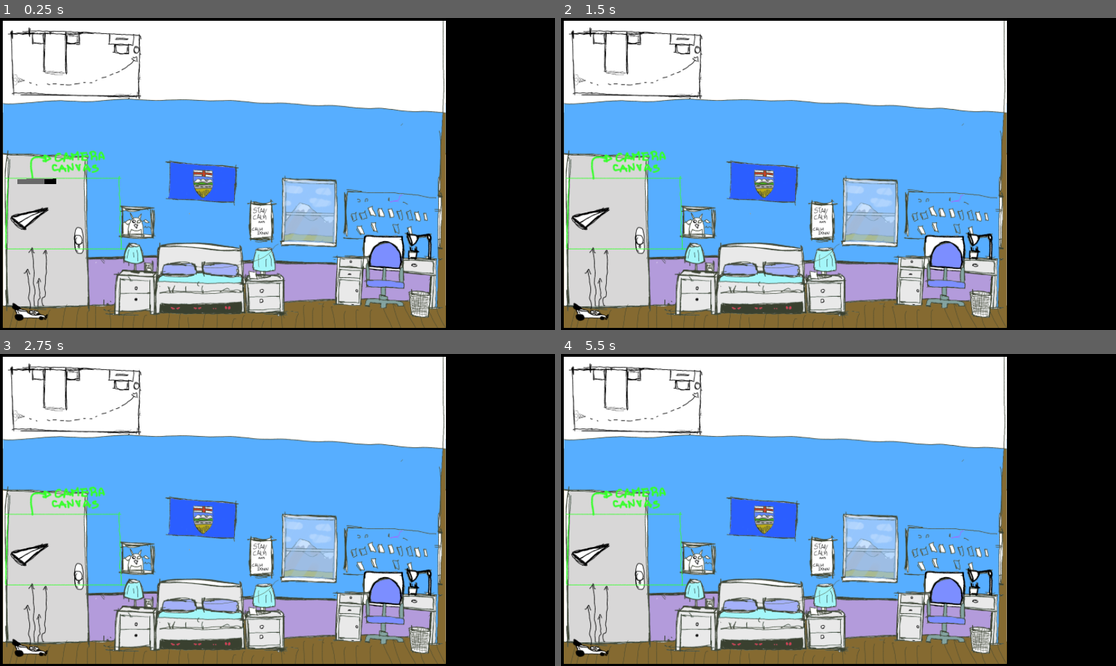
Above: before the commit, frames 1-4 (two rows, left to right).
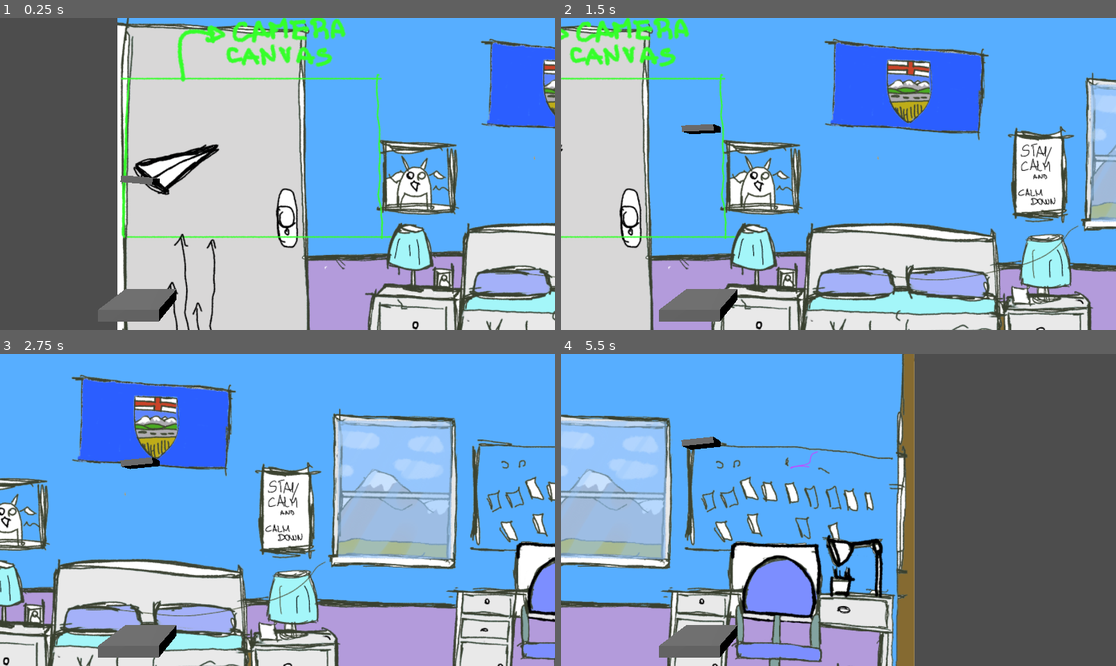
Above: after the commit, the same moments.

Repository: theWiseFoxes/Jam-take-flight
Game: Godot game, scene res://Scenes/node_3d.tscn
The game is run twice, just before and just after one commit, with the same random seed, the same clock (stepped at 60 frames per second) and the same inputs.
Inputs:
- Up to frame 1 (0.25 s): no input
- Up to frame 2 (1.5 s): hold Space (FanButton, bound only after the commit) 0.53-1.28 s; tap Space (FanButton, bound only after the commit) at 1.35 s
- Up to frame 3 (2.75 s): hold Space (FanButton, bound only after the commit) from 2.03 s (still down)
- Up to frame 4 (5.5 s): release Space (FanButton, bound only after the commit) at 2.78 s; tap Space (FanButton, bound only after the commit) at 2.85, 4.35 s; hold Space (FanButton, bound only after the commit) 3.53-4.28 s; hold Space (FanButton, bound only after the commit) from 5.03 s (still down)

The runs differ from the first frame. In frame 1, 89% of the frame differs, in the area x 0-100%, y 0-100%; in frame 2, 75%; in frame 3, 84%; in frame 4, 88%.

Commit message:
made it so the plane rises when button is pressed

Diff:
--- a/take-flight-game/Scenes/node_3d.tscn
+++ b/take-flight-game/Scenes/node_3d.tscn
@@ -1,28 +1,20 @@
-[gd_scene load_steps=5 format=3 uid="uid://c0y4dyau3t2m"]
+[gd_scene load_steps=3 format=3 uid="uid://c0y4dyau3t2m"]
 
-[ext_resource type="Environment" uid="uid://d4i2hbso1d6oy" path="res://resources/environment.tres" id="1_hjugq"]
 [ext_resource type="Texture2D" uid="uid://cbifk5pxlml3c" path="res://Sprites/temp-background.png" id="2_i0j5f"]
-[ext_resource type="CameraAttributesPractical" uid="uid://2tex7fu0hvc7" path="res://resources/camera_attributes_practical.tres" id="3_t05ch"]
-[ext_resource type="PackedScene" uid="uid://cdn2lrvysuom7" path="res://Scenes/placeholder_character.tscn" id="4_g0cr5"]
+[ext_resource type="PackedScene" uid="uid://b0sjshn5gyvqj" path="res://Scenes/player/player_with_car.tscn" id="3_ey360"]
 
 [node name="Node3D" type="Node3D"]
 
 [node name="Sprite3D" type="Sprite3D" parent="."]
+transform = Transform3D(1.92793, 0, 0, 0, 1.92793, 0, 0, 0, 1, 0, 0, 0)
 cast_shadow = 0
 centered = false
 pixel_size = 0.0023
 texture = ExtResource("2_i0j5f")
 
-[node name="Camera3D" type="Camera3D" parent="."]
-transform = Transform3D(1, 0, 0, 0, 1, 0, 0, 0, 1, 3.36529, 1.89004, 2.49178)
-environment = ExtResource("1_hjugq")
-attributes = ExtResource("3_t05ch")
-
 [node name="DirectionalLight3D" type="DirectionalLight3D" parent="."]
 transform = Transform3D(0.483318, 0.477309, -0.73388, -0.00906418, 0.840977, 0.540995, 0.875398, -0.25482, 0.410786, -0.597284, 3.46042, 1.92937)
 shadow_enabled = true
 
-[node name="player" parent="." instance=ExtResource("4_g0cr5")]
-transform = Transform3D(1, 0, 0, 0, 1, 0, 0, 0, 1, -0.267032, 1.5381, 0.341819)
-linear_velocity = Vector3(5, 10, 0)
-drag_coefficient = Vector3(0.3, 1.2, 0.1)
+[node name="PlayerAndCar" parent="." instance=ExtResource("3_ey360")]
+transform = Transform3D(1, 0, 0, 0, 1, 0, 0, 0, 1, 0, 2.70168, 0.314981)
--- /dev/null
+++ b/take-flight-game/Scenes/player/player_box.tres
@@ -0,0 +1,4 @@
+[gd_resource type="BoxShape3D" format=3 uid="uid://no4jvgnn4eqc"]
+
+[resource]
+size = Vector3(0.279, 0.054, 0.108)
--- a/take-flight-game/Scenes/placeholder_character.tscn
+++ b/take-flight-game/Scenes/player/player_plane.tscn
@@ -1,24 +1,25 @@
 [gd_scene load_steps=5 format=3 uid="uid://cdn2lrvysuom7"]
 
-[ext_resource type="Script" path="res://Scripts/dragPhysics.gd" id="1_ar1mm"]
+[ext_resource type="Script" path="res://Scripts/player.gd" id="1_n3p22"]
+[ext_resource type="Shape3D" uid="uid://no4jvgnn4eqc" path="res://Scenes/player/player_box.tres" id="2_x5jqt"]
 
 [sub_resource type="PhysicsMaterial" id="PhysicsMaterial_pf532"]
-
-[sub_resource type="BoxShape3D" id="BoxShape3D_04mx1"]
-size = Vector3(0.279, 0.054, 0.108)
 
 [sub_resource type="BoxMesh" id="BoxMesh_y2wax"]
 
 [node name="player" type="RigidBody3D"]
 mass = 0.01
 physics_material_override = SubResource("PhysicsMaterial_pf532")
-script = ExtResource("1_ar1mm")
-bodyShape = SubResource("BoxShape3D_04mx1")
+script = ExtResource("1_n3p22")
+upwardForceValue = 20.0
+drag_coefficient = Vector3(0, 2, 0)
+bodyShape = ExtResource("2_x5jqt")
+rotationalSpeedDeg = 20.0
+
+[node name="CollisionShape3D" type="CollisionShape3D" parent="."]
+shape = ExtResource("2_x5jqt")
 
 [node name="NewBoxMesh" type="MeshInstance3D" parent="."]
 transform = Transform3D(0.279, 0, 0, 0, 0.054, 0, 0, 0, 0.108, 0, 0, 0)
 mesh = SubResource("BoxMesh_y2wax")
 skeleton = NodePath("../..")
-
-[node name="CollisionShape3D" type="CollisionShape3D" parent="."]
-shape = SubResource("BoxShape3D_04mx1")
--- /dev/null
+++ b/take-flight-game/Scenes/player/player_with_car.tscn
@@ -0,0 +1,27 @@
+[gd_scene load_steps=4 format=3 uid="uid://b0sjshn5gyvqj"]
+
+[ext_resource type="Script" path="res://Scripts/movePlayer.gd" id="1_b7ad8"]
+[ext_resource type="PackedScene" uid="uid://cdn2lrvysuom7" path="res://Scenes/player/player_plane.tscn" id="2_4watq"]
+
+[sub_resource type="BoxMesh" id="BoxMesh_or8d1"]
+size = Vector3(0.5, 0.1, 0.3)
+
+[node name="Node3D" type="Node3D"]
+script = ExtResource("1_b7ad8")
+speed = 2.0
+metadata/start_height = 0.0
+
+[node name="player" parent="." instance=ExtResource("2_4watq")]
+transform = Transform3D(1, 0, 0, 0, 1, 0, 0, 0, 1, 0, 0.0153066, 0)
+axis_lock_linear_z = true
+physics_material_override = null
+
+[node name="CameraAndCar" type="Node3D" parent="."]
+transform = Transform3D(1, 0, 0, 0, 1, 0, 0, 0, 1, 0, -1.333, 0)
+
+[node name="CarMesh" type="MeshInstance3D" parent="CameraAndCar"]
+mesh = SubResource("BoxMesh_or8d1")
+skeleton = NodePath("../..")
+
+[node name="Camera3D" type="Camera3D" parent="CameraAndCar"]
+transform = Transform3D(1, 0, 0, 0, 1, 0, 0, 0, 1, 1.231, 1.17, 1.829)
--- /dev/null
+++ b/take-flight-game/Scripts/movePlayer.gd
@@ -0,0 +1,14 @@
+extends Node3D
+
+@export var speed:float
+@onready var player:RigidBody3D = get_node("player")
+@onready var car = get_node("CameraAndCar")
+
+# Called when the node enters the scene tree for the first time.
+func _ready():
+	player.linear_velocity.x = speed
+
+
+# Called every frame. 'delta' is the elapsed time since the previous frame.
+func _process(_delta):
+	car.position.x = player.position.x
--- a/take-flight-game/Scripts/dragPhysics.gd
+++ b/take-flight-game/Scripts/player.gd
@@ -1,12 +1,17 @@
 extends RigidBody3D
 
+@export var upwardForceValue:float
 
 @export var airDensity = 1.204
 @export var drag_coefficient = Vector3(0.45, 0.25, 0.1)
 @export var bodyShape:BoxShape3D
+@export var rotationalSpeedDeg:float
+@onready var planeMesh:Node3D = get_node("NewBoxMesh")
+@onready var rotationalSpeedRad = deg_to_rad(rotationalSpeedDeg)
 var dragForce = Vector3()
 var cutoff = 0.0001
 var area = Vector3(0.01,0.01,0.01)
+
 
 func roundMinToZero(vec: Vector3, minimum: float):
 	var result: Vector3 = Vector3()
@@ -23,14 +28,22 @@
 
 
 # Called every frame. 'delta' is the elapsed time since the previous frame.
-func _process(_delta):
+func _process(delta):
+	if Input.is_action_pressed("FanButton"):
+		apply_central_force((Vector3.UP * upwardForceValue * mass))
+		if (planeMesh.rotation_degrees.z < 20):
+			planeMesh.rotate_z(rotationalSpeedRad*delta)
+	else:
+		if (planeMesh.rotation_degrees.z > -20):
+			planeMesh.rotate_z(-rotationalSpeedRad*delta)
+
+
+
+
 	var temp_velocity = roundMinToZero(linear_velocity, cutoff)
-	print(temp_velocity)
 
 
 	dragForce = (temp_velocity * temp_velocity) * 0.5 * drag_coefficient *  airDensity * area
-	print(dragForce)
 	dragForce = dragForce * (-linear_velocity.sign())
-	print(dragForce)
 	print()
 	apply_central_force(dragForce)
--- a/take-flight-game/project.godot
+++ b/take-flight-game/project.godot
@@ -17,7 +17,15 @@
 
 [editor]
 
-movie_writer/movie_file="C:/Users/Rowsa/Documents/GitHub/Jam-take-flight/take-flight-game/videos/testFilm.avi"
+movie_writer/movie_file="C:/Users/Rowsa/github/Github/pre-jam-project/testFilm.avi"
+
+[input]
+
+FanButton={
+"deadzone": 0.5,
+"events": [Object(InputEventKey,"resource_local_to_scene":false,"resource_name":"","device":-1,"window_id":0,"alt_pressed":false,"shift_pressed":false,"ctrl_pressed":false,"meta_pressed":false,"pressed":false,"keycode":0,"physical_keycode":32,"key_label":0,"unicode":32,"echo":false,"script":null)
+]
+}
 
 [rendering]
 
